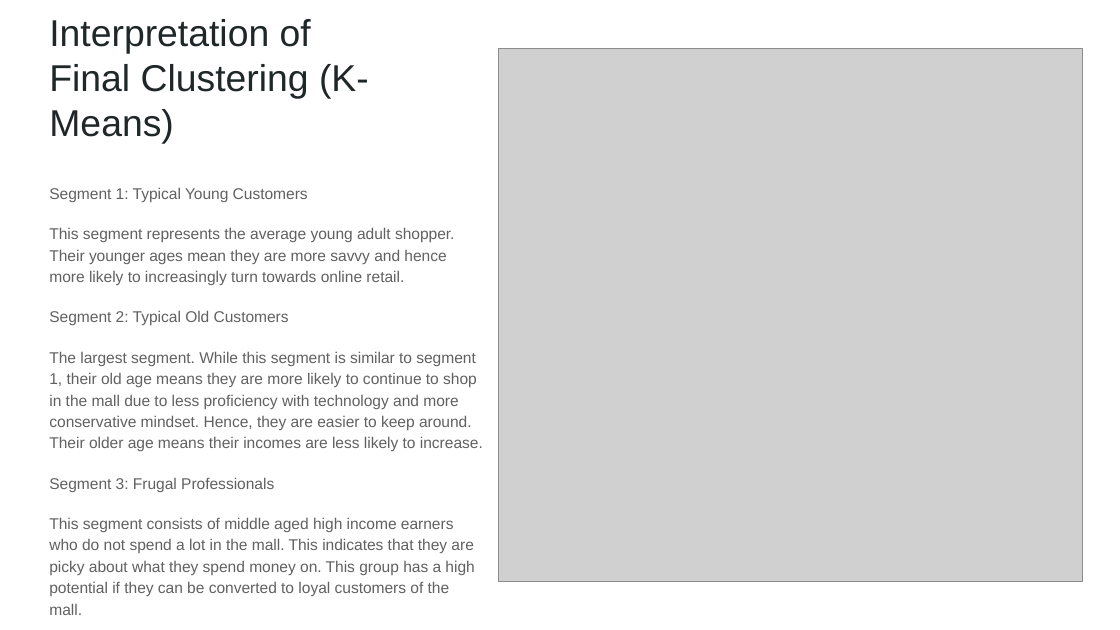
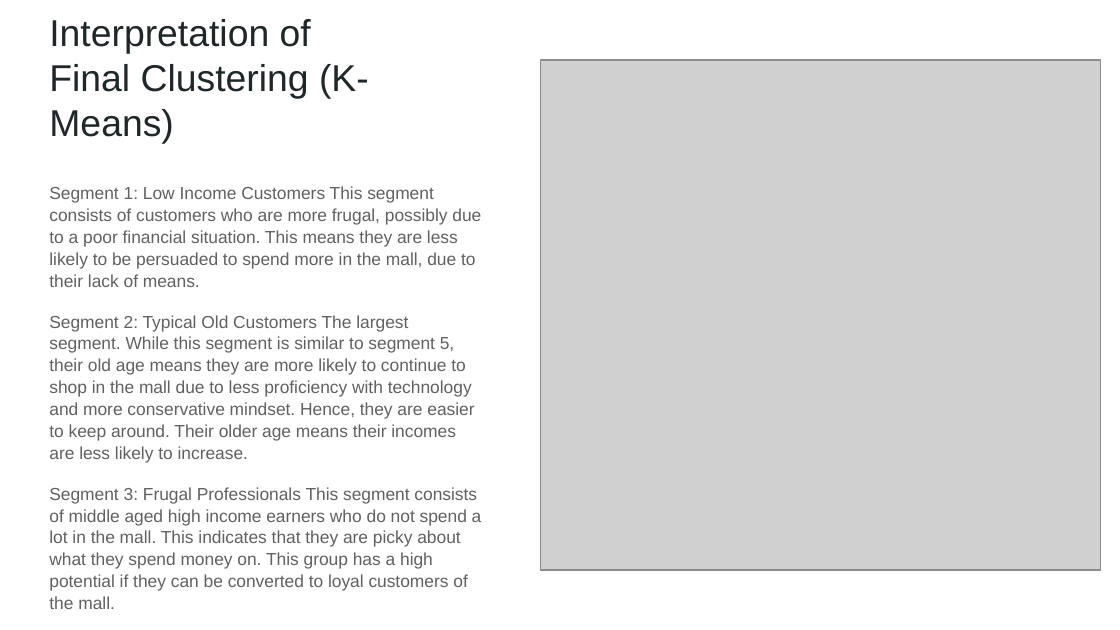
Before and after one commit to Tien-Cheng/AI-and-Machine-Learning--ST1511-, a slide deck: slide 13 of Assignment 2/unsupervised learning/Unsupervised Learning.pptx. Drawn at 1120x630 pixels with LibreOffice and Linux fonts; fonts in the diff are those of the drawing; grey boxes stand for pictures. Boxes give left, top, right and bottom in pixels: in the first picture for what was removed or moved away, otherwise in the second. Text is boxed around its words. In the diff, an @@ line names an element or a change of style, - is before the commit and + after.

```diff
--- a/Assignment 2/unsupervised learning/Unsupervised Learning.pptx
+++ b/Assignment 2/unsupervised learning/Unsupervised Learning.pptx
@@ picture: place and size @@
-picture at [498,49,1083,581]
+picture at [541,60,1101,570]
@@ text at [49,186,482,609]: text changed; size 10 to 11.2 pt @@
-Segment 1: Typical Young Customers
-This segment represents the average young adult shopper. Their younger ages mean they are more savvy and hence more likely to increasingly turn towards online retail.
-Segment 2: Typical Old Customers
-The largest segment. While this segment is similar to segment 1, their old age means they are more likely to continue to shop in the mall due to less proficiency with technology and more conservative mindset. Hence, they are easier to keep around. Their older age means their incomes are less likely to increase.
-Segment 3: Frugal Professionals
-This segment consists of middle aged high income earners who do not spend a lot in the mall. This indicates that they are picky about what they spend money on. This group has a high potential if they can be converted to loyal customers of the mall.
+Segment 1: Low Income Customers This segment consists of customers who are more frugal, possibly due to a poor financial situation. This means they are less likely to be persuaded to spend more in the mall, due to their lack of means.
+Segment 2: Typical Old Customers The largest segment. While this segment is similar to segment 5, their old age means they are more likely to continue to shop in the mall due to less proficiency with technology and more conservative mindset. Hence, they are easier to keep around. Their older age means their incomes are less likely to increase.
+Segment 3: Frugal Professionals This segment consists of middle aged high income earners who do not spend a lot in the mall. This indicates that they are picky about what they spend money on. This group has a high potential if they can be converted to loyal customers of the mall.
```
Also in this commit, not shown: 3 other slides changed, 6 other files.
